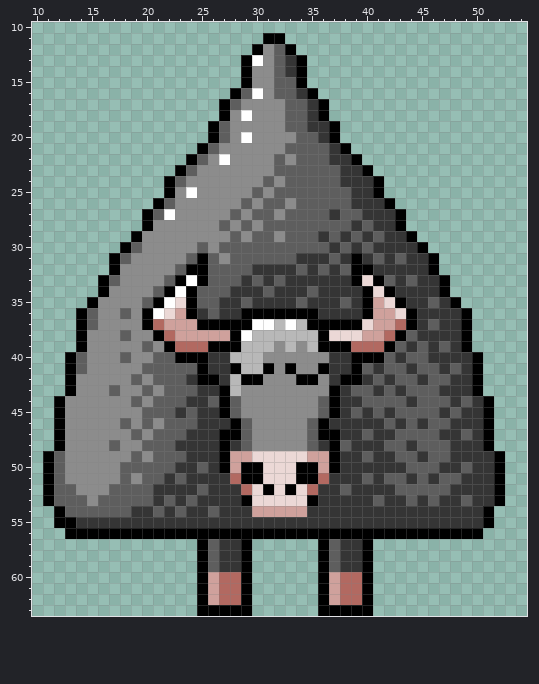
Pixel-art sprite, stored at resources/yak.png. Above: the version before the commit.
The file is 64x64 pixels. Pixels under 10% opacity are left out. Colours within 5 levels of each other are drawn and written as one. Shown: x 10..54, y 10..63.
And afterwards:
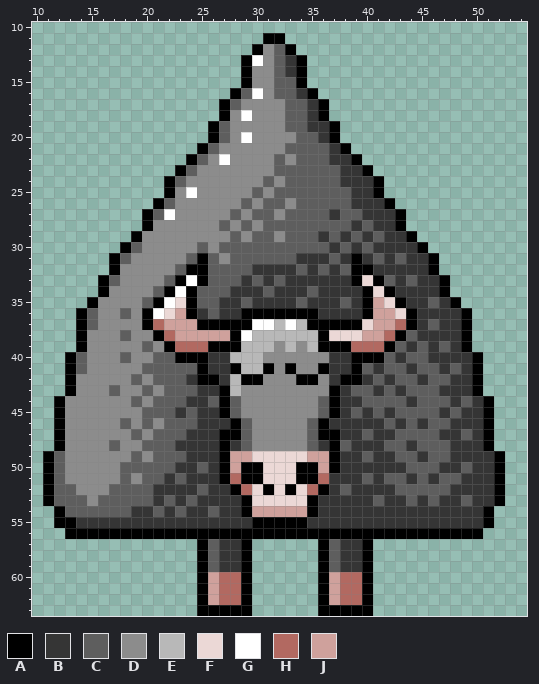
Palette (. is transparent): A #000000  B #353535  C #5e5e5e  D #8c8c8c  E #b8b8b8  F #ebd8d6  G #ffffff  H #b26961  J #cfa19c
Edits made:
Changed rows in their new state; - is an unchanged pixel.
first column x 27:
51 A---------
52 -A-------A
54 --A-----A-
55 ---AAAAA--
Changed places in both pictures, as pixel boxes (x1, y1, x2, y2):
changed: (219, 473, 329, 528)
